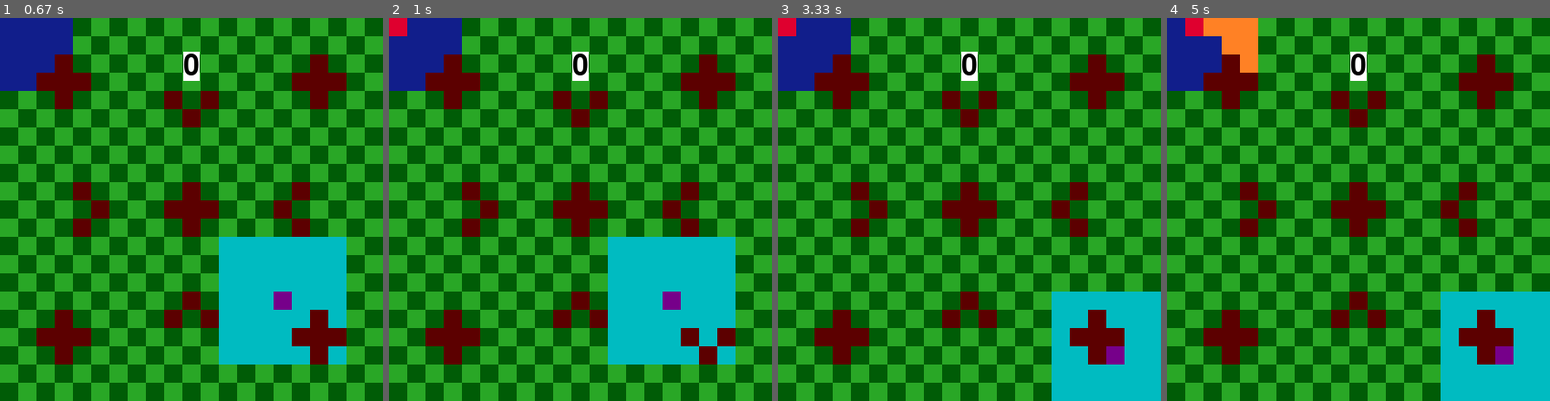
Above: before the commit, frames 1-4 (left to right).
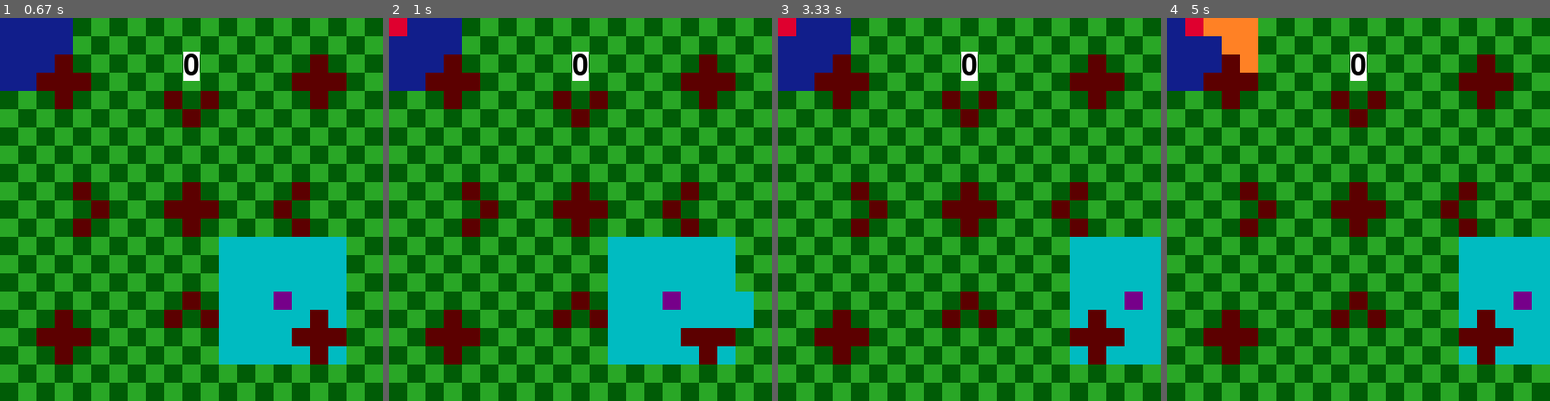
Above: after the commit, the same moments.

Repository: liberatoaguilar/GridBlast
Game: pygame game, started from gridblast.py
Two runs of this game, one before a commit and one after it. Both use one fixed random seed, a clock stepped at 60 frames per second and the inputs below.
Inputs:
- Up to frame 1 (0.67 s): tap Space at 0.33 s
- Up to frame 2 (1 s): tap Space at 0.67 s
- Up to frame 3 (3.33 s): no input
- Up to frame 4 (5 s): hold Right from 4.57 s (still down); tap Space at 4.63, 4.93 s

Frame 1 is identical in both runs. In frame 2, 0.7% of the frame differs, in the area x 80-96%, y 71-86%; in frame 3, 7.5%, in the area x 71-100%, y 57-100%; in frame 4, 7.5%.

Commit message:
Enemy can't hide in blocks anymnore

Diff:
--- a/enemy.py
+++ b/enemy.py
@@ -1,42 +1,11 @@
 import pygame
 import random
 import block
+
 def check_on_block(blocks,xcoords,ycoords):
     touching = False
     for x in range(len(blocks)):
         if blocks[x].locationx == xcoords and blocks[x].locationy == ycoords:
-            touching = True
-        else:
-            pass
-    return touching
-def check_blocks_right(blocks,xcoords,ycoords):
-    touching = False
-    for x in range(len(blocks)):
-        if blocks[x].check_right(xcoords,ycoords):
-            touching = True
-        else:
-            pass
-    return touching
-def check_blocks_left(blocks,xcoords,ycoords):
-    touching = False
-    for x in range(len(blocks)):
-        if blocks[x].check_left(xcoords,ycoords):
-            touching = True
-        else:
-            pass
-    return touching
-def check_blocks_above(blocks,ycoords,xcoords):
-    touching = False
-    for x in range(len(blocks)):
-        if blocks[x].check_above(ycoords,xcoords):
-            touching = True
-        else:
-            pass
-    return touching
-def check_blocks_below(blocks,ycoords,xcoords):
-    touching = False
-    for x in range(len(blocks)):
-        if blocks[x].check_below(ycoords,xcoords):
             touching = True
         else:
             pass
@@ -247,26 +216,66 @@
             self.badpath[1].append(addy+self.y)
             for x in range(10):
                 self.direction = random.randint(0,3)
-                if self.direction == 0 and addy <= 20 and self.y+20 < 380 and check_blocks_above(blocks, self.y+addy, self.x+addx) == False and self.y+addy >= self.y-40 and self.x+addx >= self.x-40:
-                    addy += 20
-                    self.badpath[0].append(addx+self.x)
-                    self.badpath[1].append(addy+self.y)
-                if self.direction == 1 and addy <= 20 and self.y-20 > 20 and check_blocks_below(blocks, self.y+addy, self.x+addx) ==  False and self.y+addy >= self.y-40 and self.x+addx >= self.x-40:
-                    addy -= 20
-                    self.badpath[0].append(addx+self.x)
-                    self.badpath[1].append(addy+self.y)
-                if self.direction == 2 and addx <= 20 and self.x+20 < 380 and check_blocks_right(blocks, self.x+addx, self.y+addy) == False and self.y+addy >= self.y-40 and self.x+addx >= self.x-40:
-                    addx += 20
-                    self.badpath[0].append(addx+self.x)
-                    self.badpath[1].append(addy+self.y)
-                if self.direction == 3 and addx <= 20 and self.x-20 > 20 and check_blocks_left(blocks, self.x+addx, self.y+addy) == False and self.y+addy >= self.y-40 and self.x+addx >= self.x-40:
-                    addx -= 20
-                    self.badpath[0].append(addx+self.x)
-                    self.badpath[1].append(addy+self.y)
+                if self.direction == 0 and addy <= 20 and self.y+20 < 380 and self.y+addy >= self.y-40 and self.x+addx >= self.x-40:
+                    if check_on_block(blocks,self.x+addx,self.y+addy) == False:
+                        addy += 20
+                        self.badpath[0].append(addx+self.x)
+                        self.badpath[1].append(addy+self.y)
+                if self.direction == 1 and addy <= 20 and self.y-20 > 20 and self.y+addy >= self.y-40 and self.x+addx >= self.x-40:
+                    if check_on_block(blocks,self.x+addx,self.y+addy) == False:
+                        addy -= 20
+                        self.badpath[0].append(addx+self.x)
+                        self.badpath[1].append(addy+self.y)
+                if self.direction == 2 and addx <= 20 and self.x+20 < 380 and self.y+addy >= self.y-40 and self.x+addx >= self.x-40:
+                    if check_on_block(blocks,self.x+addx,self.y+addy) == False:
+                        addx += 20
+                        self.badpath[0].append(addx+self.x)
+                        self.badpath[1].append(addy+self.y)
+                if self.direction == 3 and addx <= 20 and self.x-20 > 20 and self.y+addy >= self.y-40 and self.x+addx >= self.x-40:
+                    if check_on_block(blocks,self.x+addx,self.y+addy) == False:
+                        addx -= 20
+                        self.badpath[0].append(addx+self.x)
+                        self.badpath[1].append(addy+self.y)
             self.x += addx
             self.y += addy
             if check_on_block(blocks,self.x,self.y):
-                self.x+=20
-                self.y+=20
-                self.badpath[0].append(self.x)
-                self.badpath[1].append(self.y)
+                if self.direction == 0 and self.x+40 >= self.badpath[0][0]:
+                    self.x+=20
+                    self.badpath[0].append(self.x)
+                    self.badpath[1].append(self.y)
+                    self.x+=20
+                    self.badpath[0].append(self.x)
+                    self.badpath[1].append(self.y)
+                    self.y-=20
+                    self.badpath[0].append(self.x)
+                    self.badpath[1].append(self.y)
+                if self.direction == 1 and self.y-40 <= self.badpath[1][0]:
+                    self.y-=20
+                    self.badpath[0].append(self.x)
+                    self.badpath[1].append(self.y)
+                    self.y-=20
+                    self.badpath[0].append(self.x)
+                    self.badpath[1].append(self.y)
+                    self.x-=20
+                    self.badpath[0].append(self.x)
+                    self.badpath[1].append(self.y)
+                if self.direction == 2 and self.x-40 <= self.badpath[0][0]:
+                    self.x-=20
+                    self.badpath[0].append(self.x)
+                    self.badpath[1].append(self.y)
+                    self.x-=20
+                    self.badpath[0].append(self.x)
+                    self.badpath[1].append(self.y)
+                    self.y+=20
+                    self.badpath[0].append(self.x)
+                    self.badpath[1].append(self.y)
+                if self.direction == 3 and self.y+40 >= self.badpath[1][0]:
+                    self.y+=20
+                    self.badpath[0].append(self.x)
+                    self.badpath[1].append(self.y)
+                    self.y+=20
+                    self.badpath[0].append(self.x)
+                    self.badpath[1].append(self.y)
+                    self.x+=20
+                    self.badpath[0].append(self.x)
+                    self.badpath[1].append(self.y)
